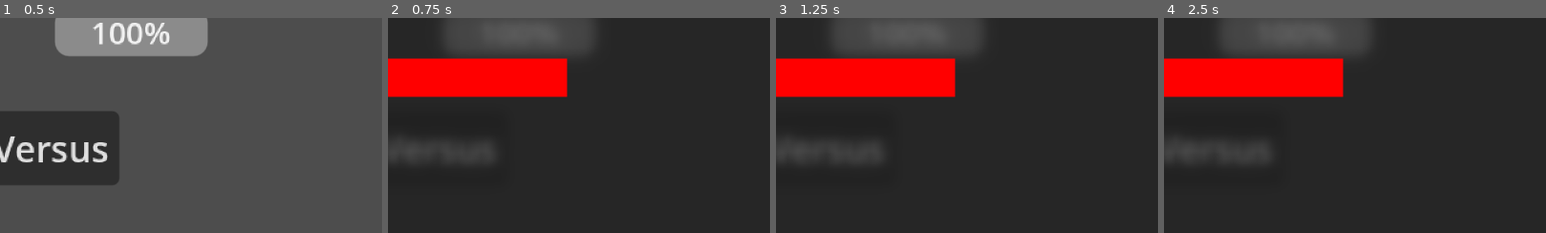
Above: before the commit, frames 1-4 (left to right).
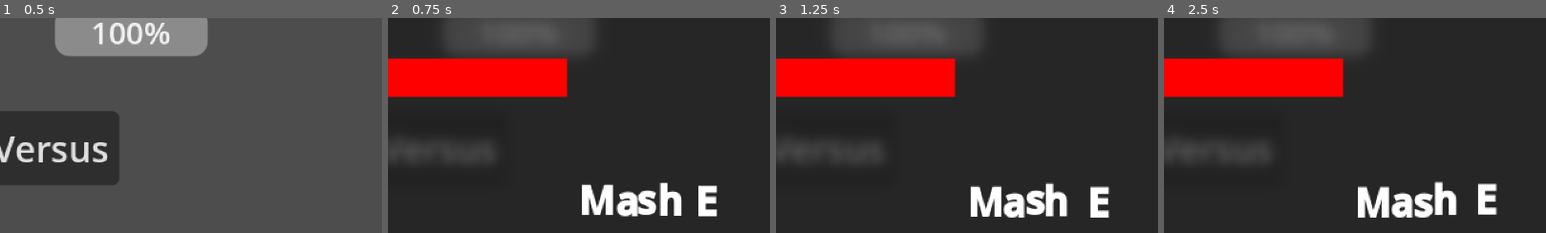
Above: after the commit, the same moments.

Repository: Kevin-Aluth/project-sasaki
Game: Godot game, scene res://Scenes/test.tscn
Same seed, same stepped clock (60 frames per second), same inputs: the game is played once before the commit and once after it. The engine's default icon, where the game draws it, is replaced by a stand-in: a white triangle on a blue panel in a dark square.
Inputs:
- Up to frame 1 (0.5 s): no input
- Up to frame 2 (0.75 s): click "Vai al Versus" at 0.5 s
- Up to frame 3 (1.25 s): no input
- Up to frame 4 (2.5 s): click "Vai al Versus" at 1.25 s; click "Vai al Versus" at 2 s
The pictures show only the part of the screen within x 50-100%, y 50-100%; the shares and areas given below are measured in that part.

Frame 1 is identical in both runs. In frame 2, 3.2% of the frame differs, in the area x 50-87%, y 76-93%; in frame 3, 3.2%; in frame 4, 3.3%, in the area x 50-88%, y 76-93%.

Commit message:
Added input map on versus interface

Diff:
--- a/Scenes/versus_inteface.tscn
+++ b/Scenes/versus_inteface.tscn
@@ -194,3 +194,18 @@
 grow_vertical = 2
 scale = Vector2(0.7, 0.7)
 texture = SubResource("GradientTexture2D_g4v7s")
+
+[node name="RichTextLabel" type="RichTextLabel" parent="." unique_id=1823817805]
+custom_minimum_size = Vector2(75, 25)
+layout_mode = 1
+anchors_preset = 3
+anchor_left = 1.0
+anchor_top = 1.0
+anchor_right = 1.0
+anchor_bottom = 1.0
+offset_left = -97.0
+offset_top = -25.0
+grow_horizontal = 0
+grow_vertical = 0
+bbcode_enabled = true
+text = "[b][shake rate=20.0 level=5 connected=1]	Mash [/shake][/b][b][shake rate=20.0 level=10 connected=1]	E[/shake][/b]"
